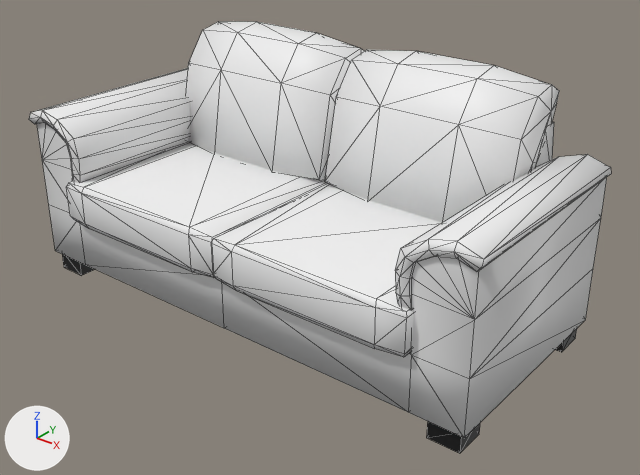
The COLLADA model models/meshes/sofa.dae: old version first, new version second.
Camera for both pictures: a 50 mm lens placed at (2.0, -2.38, 1.78), pointed at (0.11, -0.02, 0.32). Arrows for +X, +Y and +Z are at lower left; the lights stay in place. Mesh edges are drawn as thin lines. Where no turn or scale is listed for an object, it has been applied to the vertices.

The older version as bpy lines, for what is in view:
```python
mat_sofacloth = principled_material('SofaCloth')
mat_sofacloth.base_color = (0.855, 0.855, 0.855)  # white #eeeeee
me_sofa1 = bpy.data.meshes.new('Sofa1')
me_sofa1.from_pydata(...)  # 313 vertices, 504 faces; spans x -1.02..1.02, y -0.49..0.48, z 0.0..0.97
# faces by material slot: [464, 40]
me_sofa1.materials.append(mat_sofacloth)  # white #eeeeee
me_sofa1.materials.append(mat_material_001)  # black #0e0e0e
ob_sofa1 = bpy.data.objects.new('Sofa1', me_sofa1)
ob_sofa1.location = (0.0, 0.0, 0.0)
```
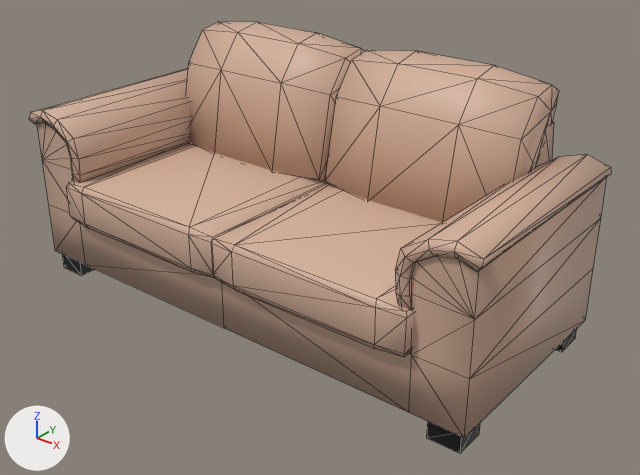
Edits to the bpy script that builds the scene:
```text
Change mat_sofacloth:
    mat_sofacloth.base_color: (0.855, 0.855, 0.855) -> (0.64, 0.42, 0.31)  # white #eeeeee -> beige #d1ad97
```

What differs and where, as boxes [x1, y1, x2, y2] in the pictures (640 x 475 px):
'Sofa1', recoloured (white to beige): [29, 22, 611, 439] in both
